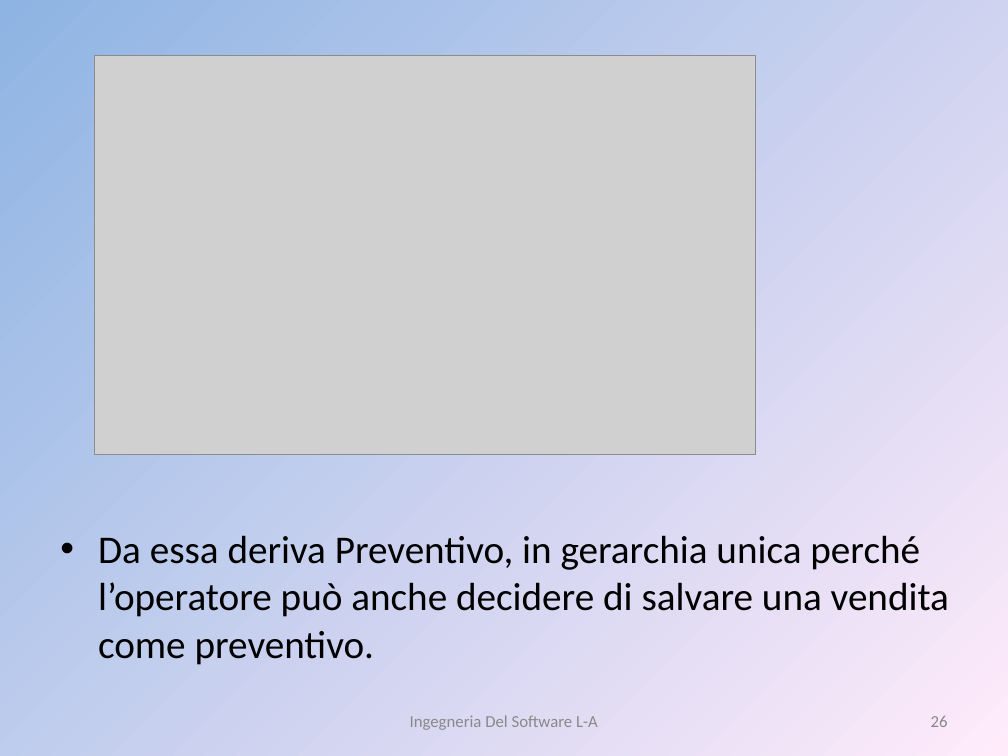
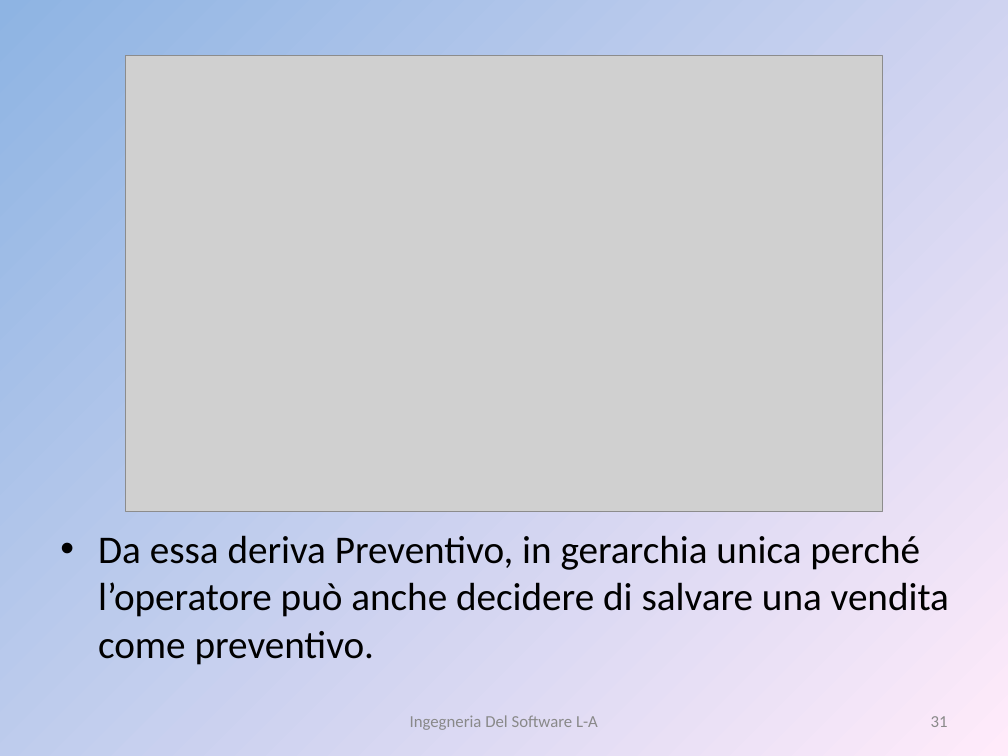
Before and after one commit to liannario/ingsoftbo, a slide deck: slide 31 of ViaggiateSicuri.ppt (slide 26 before the commit). Drawn at 1008x756 pixels with LibreOffice and Linux fonts; fonts in the diff are those of the drawing; grey boxes stand for pictures. Boxes give left, top, right and bottom in pixels: in the first picture for what was removed or moved away, otherwise in the second. Text is boxed around its words. In the diff, an @@ line names an element or a change of style, - is before the commit and + after.

```diff
--- a/ViaggiateSicuri.ppt
+++ b/ViaggiateSicuri.ppt
@@ picture resized from (x1=95, y1=55, x2=756, y2=455) to (x1=125, y1=55, x2=882, y2=512) @@
@@ page number at (x1=931, y1=716, x2=948, y2=727): text changed @@
-26
+31
```
Also in this commit, not shown: 1 other slide changed, 5 slides added.
